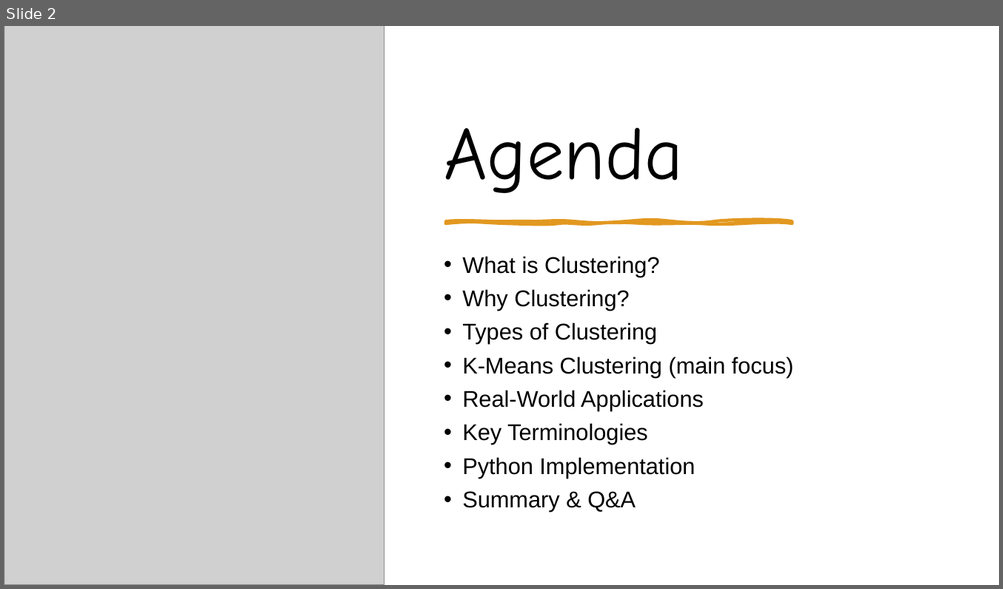
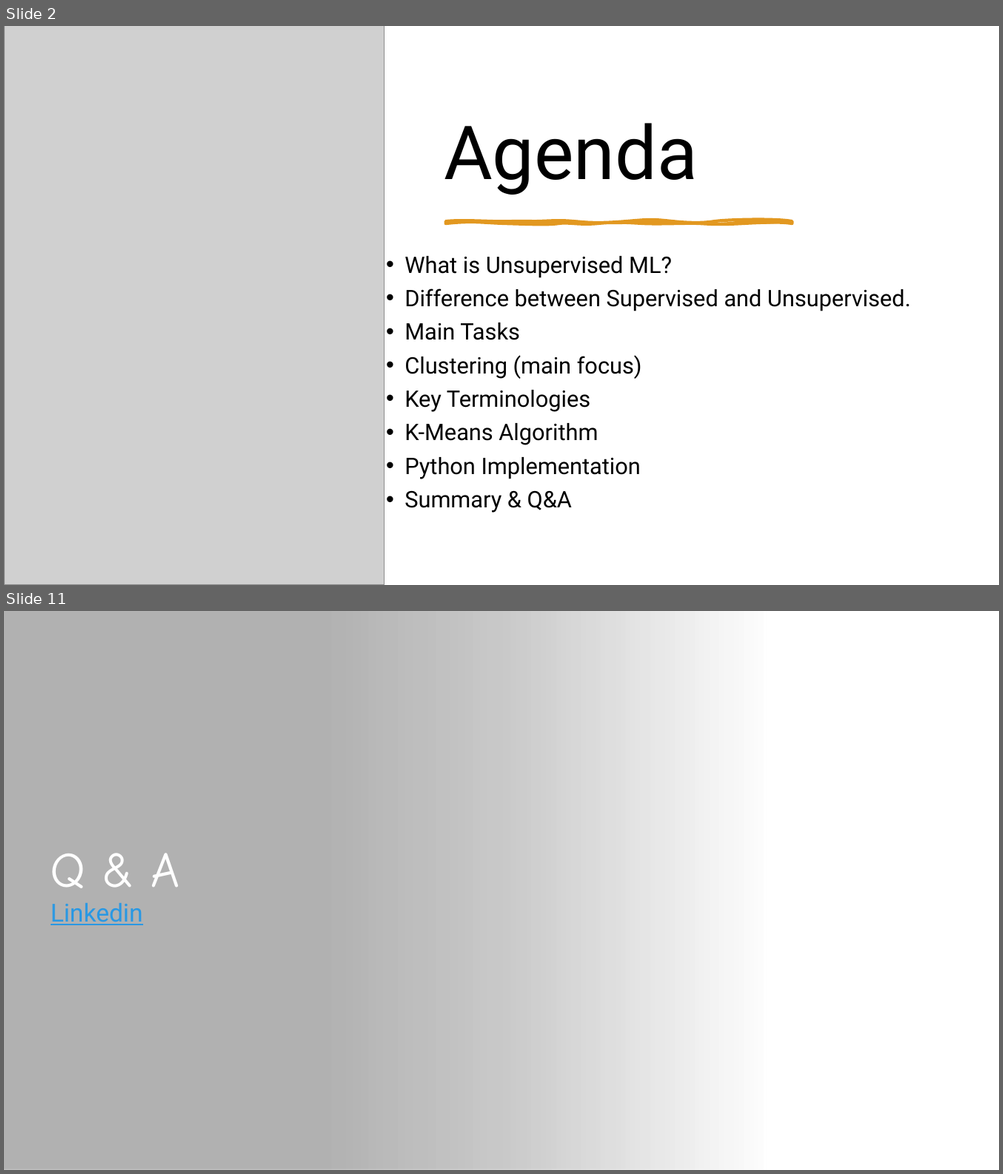
Before and after one commit to Ahmed-7-ML/Practical-Machine-Deep-Learning, a slide deck: Machine Learning/Unsupervised ML/Clustering/Clustering & KMeans.pptx. Shown one above the other, each under a label of ours: slide 2 before the commit, slides 2 and 11 after it; the slides between them are not shown. The pictures are 1003x589 and 1003x1174 pixels, drawn with LibreOffice and Linux fonts; fonts in the diff are those of the drawing; grey boxes stand for pictures; background and template pictures are left out. Boxes give left, top, right and bottom in pixels: in the first picture for what was removed or moved away, otherwise in the second. Text is boxed around its words. In the diff, an @@ line names an element or a change of style, - is before the commit and + after.

Commit message:
Unsupervised ML

```diff
--- a/Machine Learning/Unsupervised ML/Clustering/Clustering & KMeans.pptx
+++ b/Machine Learning/Unsupervised ML/Clustering/Clustering & KMeans.pptx
@@ slide 11 added at (4, 611, 999, 1170), background picture (left out) @@
@@ rectangle added at (4, 611, 999, 1170), fill #FFFFFF @@
@@ rectangle added at (4, 611, 765, 1170), fill gradient #000000 @@
@@ title added at (51, 853, 179, 925), 24 pt, text #2998E3, underline @@
+Q & A
+Linkedin
@@ slide 2 changed as well @@
@@ title "Agenda" at (444, 123, 697, 195): font Comic Neue to Roboto @@
@@ text "What is Unsupervised ML?": place and size @@
-text "What is Unsupervised ML?" at (462, 256, 794, 512)
+text "What is Unsupervised ML?" at (404, 256, 910, 513)
@@ text at (404, 256, 910, 379): text changed; font Arial to Roboto @@
-• What is Clustering?
-• Why Clustering?
-• Types of Clustering
-• K-Means Clustering (main focus)
-• Real-World Applications
+• What is Unsupervised ML?
+• Difference between Supervised and Unsupervised.
+• Main Tasks
+• Clustering (main focus)
@@ text at (404, 390, 640, 513): font Arial to Roboto in "Key Terminologies", "Python Implementation", "Summary & Q&A" @@
@@ text at (404, 423, 597, 446): paragraph added @@
+• K-Means Algorithm
```
Also in this commit, not shown: 1 other slide changed, 8 other slides added, 3 slides removed.
